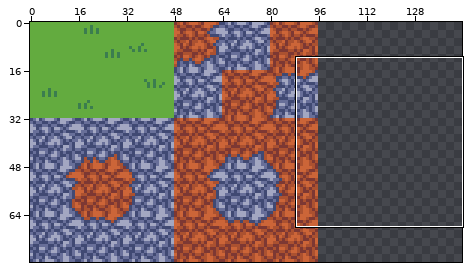
Pixel-art file, stored at Assets/Sprites/ASEPRITEs/tileset.aseprite. The picture above shows the old version from afar; the outline marks the close-up.
Close-up. As it was:
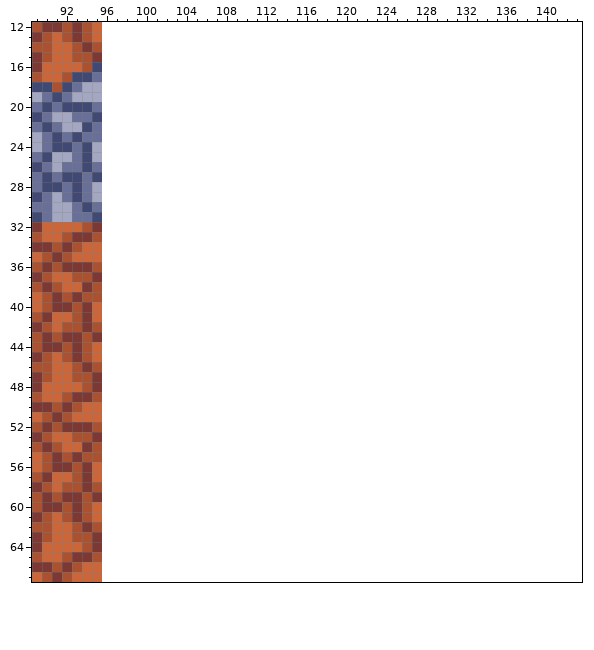
96x80 pixels, 1 frame. Shown: x 89..143, y 12..67. The old version is drawn lined up with the new one, on the new canvas.
Now the later version:
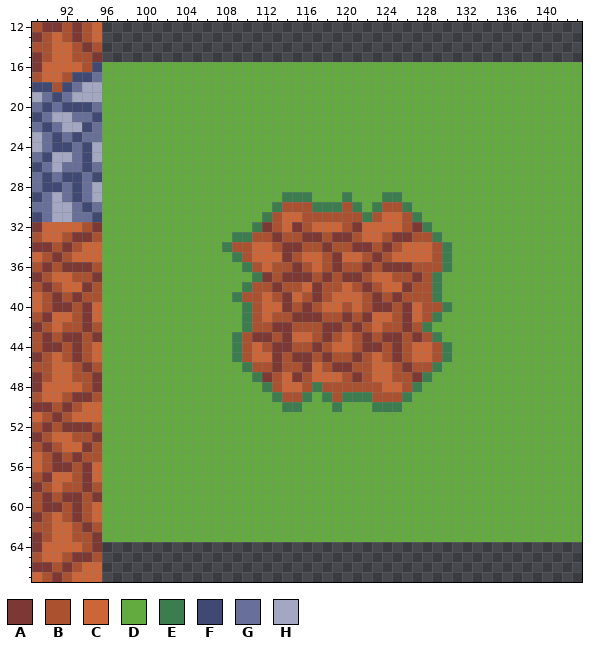
Palette (. is transparent): A #7d3833  B #ab5130  C #cc6538  D #63ab3f  E #3b7d4f  F #404973  G #686f99  H #a3a7c2
Change:
canvas 96x80 -> 144x80
Changed rows in their new state; - is an unchanged pixel.
first column x 96:
16 DDDDDDDDDDDDDDDDDDDDDDDDDDDDDDDDDDDDDDDDDDDDDDDD
17 DDDDDDDDDDDDDDDDDDDDDDDDDDDDDDDDDDDDDDDDDDDDDDDD
18 DDDDDDDDDDDDDDDDDDDDDDDDDDDDDDDDDDDDDDDDDDDDDDDD
19 DDDDDDDDDDDDDDDDDDDDDDDDDDDDDDDDDDDDDDDDDDDDDDDD
20 DDDDDDDDDDDDDDDDDDDDDDDDDDDDDDDDDDDDDDDDDDDDDDDD
21 DDDDDDDDDDDDDDDDDDDDDDDDDDDDDDDDDDDDDDDDDDDDDDDD
22 DDDDDDDDDDDDDDDDDDDDDDDDDDDDDDDDDDDDDDDDDDDDDDDD
23 DDDDDDDDDDDDDDDDDDDDDDDDDDDDDDDDDDDDDDDDDDDDDDDD
24 DDDDDDDDDDDDDDDDDDDDDDDDDDDDDDDDDDDDDDDDDDDDDDDD
25 DDDDDDDDDDDDDDDDDDDDDDDDDDDDDDDDDDDDDDDDDDDDDDDD
26 DDDDDDDDDDDDDDDDDDDDDDDDDDDDDDDDDDDDDDDDDDDDDDDD
27 DDDDDDDDDDDDDDDDDDDDDDDDDDDDDDDDDDDDDDDDDDDDDDDD
28 DDDDDDDDDDDDDDDDDDDDDDDDDDDDDDDDDDDDDDDDDDDDDDDD
29 DDDDDDDDDDDDDDDDDDEEEDDDEDDDEEDDDDDDDDDDDDDDDDDD
30 DDDDDDDDDDDDDDDDDEBBBEEEBEDEBBEDDDDDDDDDDDDDDDDD
31 DDDDDDDDDDDDDDDDEBCCBBBBBBEBCCBEDDDDDDDDDDDDDDDD
32 DDDDDDDDDDDDDDDEABCABCCCBACCCCBAEDDDDDDDDDDDDDDD
33 DDDDDDDDDDDDDEEBBABBAABAABCCBAABBEDDDDDDDDDDDDDD
34 DDDDDDDDDDDDEBBCCBAABBABBAABABCCCBEDDDDDDDDDDDDD
35 DDDDDDDDDDDDDEBCCCABCCBACCBABCCCCBEDDDDDDDDDDDDD
36 DDDDDDDDDDDDDDEBCBBABCBABBABAAABBBEDDDDDDDDDDDDD
37 DDDDDDDDDDDDDDDEABAAABABAABCCBBABEDDDDDDDDDDDDDD
38 DDDDDDDDDDDDDDEBBABBCABBCBABCCABBEDDDDDDDDDDDDDD
39 DDDDDDDDDDDDDEBBCBACBABCCCBABABBBEDDDDDDDDDDDDDD
40 DDDDDDDDDDDDDDEBCCABABCCBCBAABACBBEDDDDDDDDDDDDD
41 DDDDDDDDDDDDDDEBCBBAAABBABACCBACBEDDDDDDDDDDDDDD
42 DDDDDDDDDDDDDDEBBAABBBAABABCBBABEDDDDDDDDDDDDDDD
43 DDDDDDDDDDDDDEBAABACCBABCBABAABABEDDDDDDDDDDDDDD
44 DDDDDDDDDDDDDEBCBAABBABCCBAABABCCBEDDDDDDDDDDDDD
45 DDDDDDDDDDDDDEBCCABAABABBABCBABCCBEDDDDDDDDDDDDD
46 DDDDDDDDDDDDDDEBBABBACBAABBCCBABBEDDDDDDDDDDDDDD
47 DDDDDDDDDDDDDDDEABCABCCCBABCCBBAEDDDDDDDDDDDDDDD
48 DDDDDDDDDDDDDDDDEBCCBEBBBBBBCCBEDDDDDDDDDDDDDDDD
49 DDDDDDDDDDDDDDDDDEBBEDEBEEEBBBEDDDDDDDDDDDDDDDDD
50 DDDDDDDDDDDDDDDDDDEEDDDEDDDEEEDDDDDDDDDDDDDDDDDD
51 DDDDDDDDDDDDDDDDDDDDDDDDDDDDDDDDDDDDDDDDDDDDDDDD
52 DDDDDDDDDDDDDDDDDDDDDDDDDDDDDDDDDDDDDDDDDDDDDDDD
53 DDDDDDDDDDDDDDDDDDDDDDDDDDDDDDDDDDDDDDDDDDDDDDDD
54 DDDDDDDDDDDDDDDDDDDDDDDDDDDDDDDDDDDDDDDDDDDDDDDD
55 DDDDDDDDDDDDDDDDDDDDDDDDDDDDDDDDDDDDDDDDDDDDDDDD
56 DDDDDDDDDDDDDDDDDDDDDDDDDDDDDDDDDDDDDDDDDDDDDDDD
57 DDDDDDDDDDDDDDDDDDDDDDDDDDDDDDDDDDDDDDDDDDDDDDDD
58 DDDDDDDDDDDDDDDDDDDDDDDDDDDDDDDDDDDDDDDDDDDDDDDD
59 DDDDDDDDDDDDDDDDDDDDDDDDDDDDDDDDDDDDDDDDDDDDDDDD
60 DDDDDDDDDDDDDDDDDDDDDDDDDDDDDDDDDDDDDDDDDDDDDDDD
61 DDDDDDDDDDDDDDDDDDDDDDDDDDDDDDDDDDDDDDDDDDDDDDDD
62 DDDDDDDDDDDDDDDDDDDDDDDDDDDDDDDDDDDDDDDDDDDDDDDD
63 DDDDDDDDDDDDDDDDDDDDDDDDDDDDDDDDDDDDDDDDDDDDDDDD
Changed places in both close-ups, as pixel boxes (x1, y1, x2, y2):
added: (102, 62, 582, 542)
